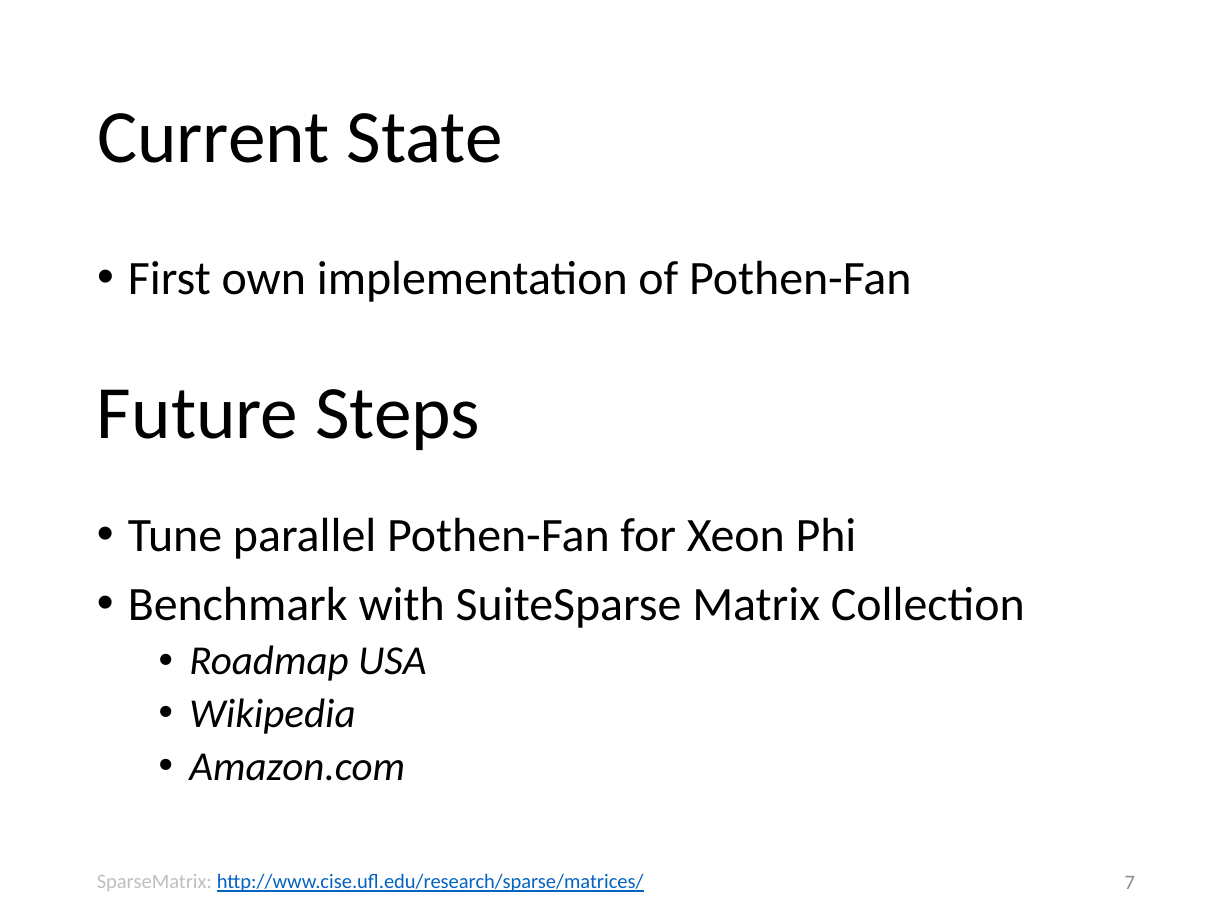
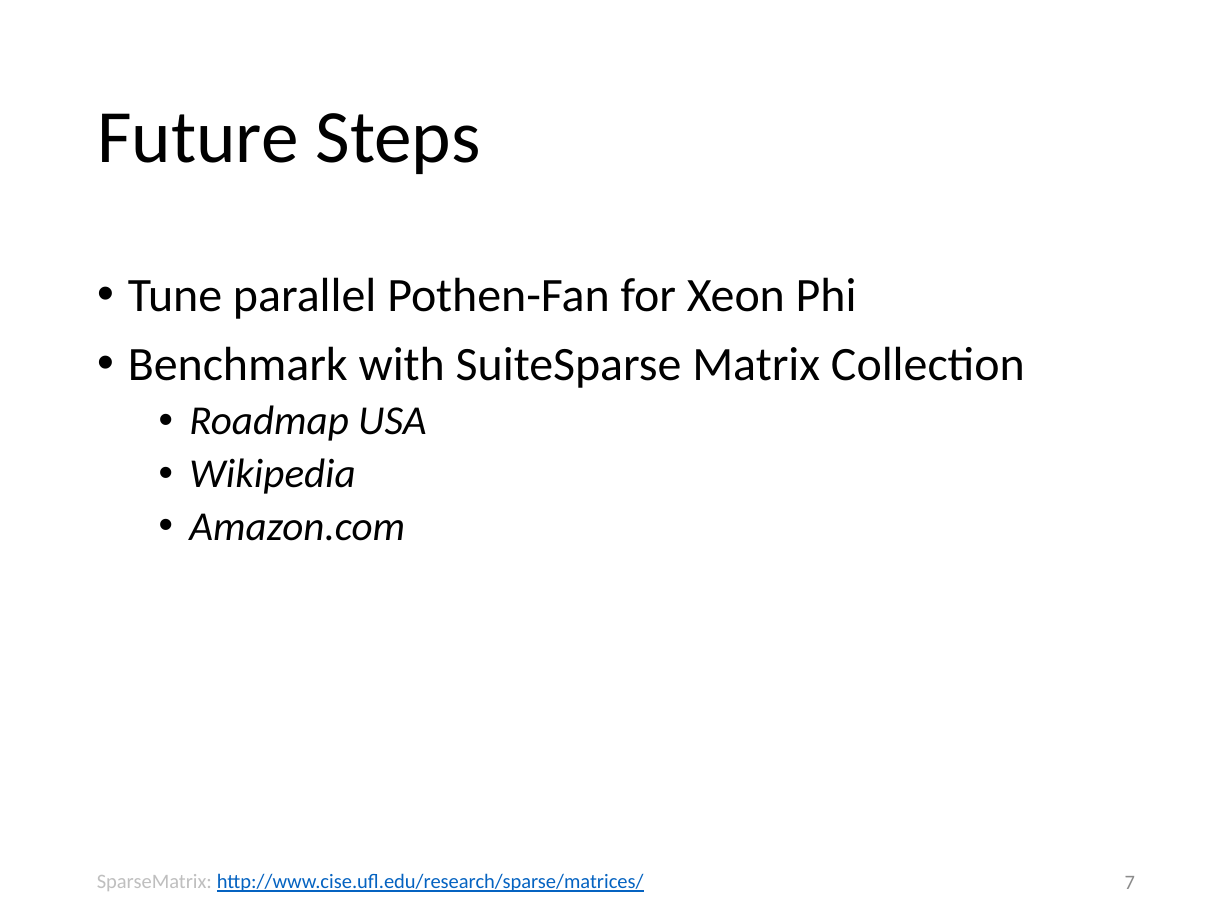
Before and after one commit to suem/dphpc-project, a slide deck: slide 7 of docs/media/presentations/Progress Report.pptx. Drawn at 1232x924 pixels with LibreOffice and Linux fonts; fonts in the diff are those of the drawing. Boxes give left, top, right and bottom in pixels: in the first picture for what was removed or moved away, otherwise in the second. Text is boxed around its words. In the diff, an @@ line names an element or a change of style, - is before the commit and + after.

```diff
--- a/docs/media/presentations/Progress Report.pptx
+++ b/docs/media/presentations/Progress Report.pptx
@@ title "Future Steps": place and size @@
-title "Future Steps" at bbox=[97, 389, 480, 450]
+title "Future Steps" at bbox=[97, 113, 480, 174]
@@ title removed at bbox=[97, 113, 503, 163] @@
-Current State
@@ text "Tune parallel Pothen-Fan for Xeon ...": place and size @@
-text "Tune parallel Pothen-Fan for Xeon ..." at bbox=[128, 517, 1025, 781]
+text "Tune parallel Pothen-Fan for Xeon ..." at bbox=[128, 277, 1025, 541]
@@ text removed at bbox=[128, 260, 911, 302] @@
-• First own implementation of Pothen-Fan
```
Also in this commit, not shown: 2 other slides changed, 1 slide added, 1 slide removed, 1 other file.
